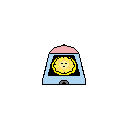
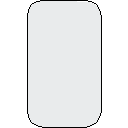
Layers edited between the first and the second 128px x 128px image:
hid group "Set Cartes Denier" (10 layers) over [27, 0, 102, 128]
renamed "Queen denier" to "Cavallo denier", hid it, painted on it over [27, 0, 102, 128]
added group "Set Cartes spada" with 19 layers above "///////////////////////////////////////////////////////////////////////////" over [27, 0, 102, 128]
hid group "deniers" (9 layers) over [27, 0, 102, 128]
hid group "symbols" (8 layers) over [27, 0, 102, 128]
showed group "back" (2 layers) over [27, 0, 102, 128]
painted on "border" over [27, 0, 102, 128]
painted on "Calque de dessin 1" over [27, 0, 102, 128]
